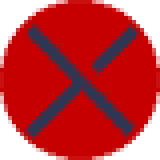
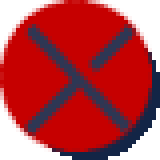
Comparing the layer stacks of the two 160 × 160 images. Changes:
painted on "图层 3" over [24, 24, 140, 140]
removed layer "图层 2" over [0, 0, 160, 160]
added layer "图层 2 副本 2" above "图层 4" over [0, 0, 152, 152]
added layer "图层 4" above "图层 2 副本" over [20, 20, 160, 160]
